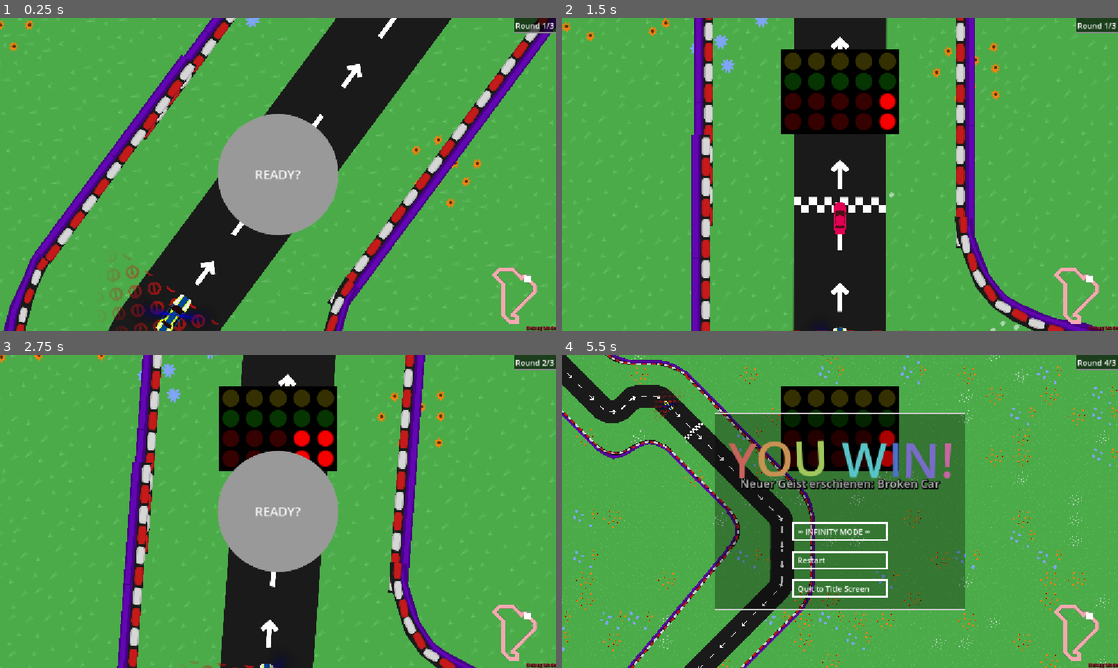
Above: before the commit, frames 1-4 (two rows, left to right).
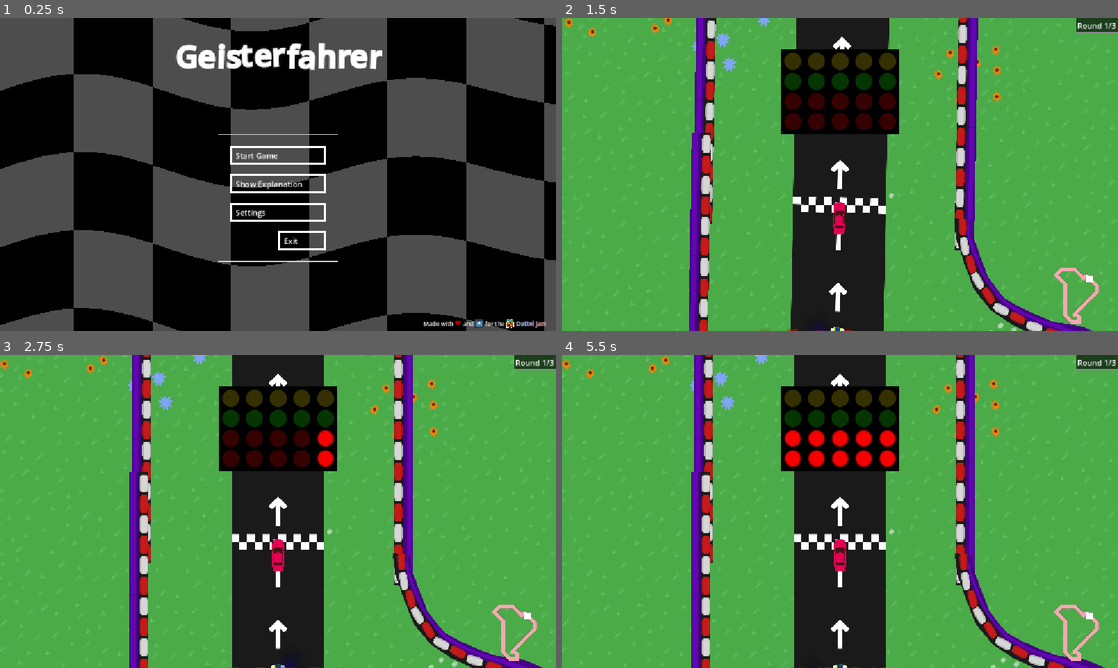
Above: after the commit, the same moments.

Repository: KIT-GameJam/dattel-jam
Game: Godot game, scene res://core/game_manager.tscn
Two runs of this game, one before a commit and one after it. Both use one fixed random seed, a clock stepped at 60 frames per second and the inputs below. Sound files missing from this copy of the repository are replaced by a short silence.
Inputs (mouse positions are in pixels of both pictures, inside the frame that each line leads up to):
- Up to frame 1 (0.25 s): no input
- Up to frame 2 (1.5 s): click (840, 155) at 0.52 s; click (840, 174) at 1.25 s, where only the run after the commit has a clickable "READY?"
- Up to frame 3 (2.75 s): move the mouse to (400, 495) at 2.02 s; hold D (right) from 2.03 s (still down); tap Space (temp_reach_goal) at 2.1 s
- Up to frame 4 (5.5 s): release D (right) at 2.75 s; click (840, 511) at 2.75 s, where only the run before the commit has a clickable "READY?"; move the mouse to (728, 527) at 3.52 s; hold S (down) 3.53-4.28 s; tap Space (temp_reach_goal) at 3.6, 4.35, 5.1 s; move the mouse to (895, 442) at 4.27 s; hold D (right) from 4.28 s (still down); move the mouse to (812, 574) at 5.02 s

The runs differ from the first frame. In frame 1, 100% of the frame differs, in the area x 0-100%, y 0-100%; in frame 2, 6.6%; in frame 3, 19%; in frame 4, 44%.

Commit message:
Add tutorial

Diff:
--- a/core/game_manager.gd
+++ b/core/game_manager.gd
@@ -6,6 +6,7 @@
 @onready var game_container: Node = $Game
 @onready var title_screen_canvas: CanvasLayer = $TitleScreenCanvas
 @onready var pause_menu: CanvasLayer = $PauseMenu
+@onready var title_screen: TitleScreen = $TitleScreenCanvas/TitleScreen
 
 var current_game: Game
 
@@ -46,3 +47,6 @@
 func unpause() -> void:
 	pause_menu.hide()
 	get_tree().paused = false
+
+func toggle_tutorial() -> void:
+	title_screen.toggle_tutorial()
--- a/core/global.gd
+++ b/core/global.gd
@@ -1,6 +1,6 @@
 extends Node
 
-const DEBUG: bool = true
+const DEBUG: bool = false
 
 func exit_game() -> void:
 	get_tree().quit()
--- a/ui/title_screen.gd
+++ b/ui/title_screen.gd
@@ -6,3 +6,6 @@
 # Handle URL clicks. Godot doesn't do this by default.
 func _on_footer_text_meta_clicked(meta: Variant) -> void:
 	OS.shell_open(str(meta))
+
+func toggle_tutorial() -> void:
+	$Tutorial.visible = not $Tutorial.visible
--- a/ui/title_screen.tscn
+++ b/ui/title_screen.tscn
@@ -17,6 +17,13 @@
 [sub_resource type="RichTextEffect" id="RichTextEffect_uusci"]
 script = ExtResource("2_bor1v")
 metadata/_custom_type_script = "uid://djsakavgyhj32"
+
+[sub_resource type="StyleBoxFlat" id="StyleBoxFlat_plrnn"]
+bg_color = Color(0, 0, 0, 0.827451)
+border_width_left = 4
+border_width_top = 4
+border_width_right = 4
+border_width_bottom = 4
 
 [node name="TitleScreen" type="Control" unique_id=1268057368]
 layout_mode = 3
@@ -89,4 +96,39 @@
 horizontal_alignment = 2
 vertical_alignment = 2
 
+[node name="Tutorial" type="PanelContainer" parent="." unique_id=1184545233]
+visible = false
+layout_mode = 1
+anchors_preset = 8
+anchor_left = 0.5
+anchor_top = 0.5
+anchor_right = 0.5
+anchor_bottom = 0.5
+offset_left = -20.0
+offset_top = -20.0
+offset_right = 20.0
+offset_bottom = 20.0
+grow_horizontal = 2
+grow_vertical = 2
+theme_override_styles/panel = SubResource("StyleBoxFlat_plrnn")
+
+[node name="VBoxContainer" type="VBoxContainer" parent="Tutorial" unique_id=876803415]
+layout_mode = 2
+
+[node name="HBoxContainer" type="HBoxContainer" parent="Tutorial/VBoxContainer" unique_id=796680649]
+layout_mode = 2
+alignment = 2
+
+[node name="Button" type="Button" parent="Tutorial/VBoxContainer/HBoxContainer" unique_id=198025809]
+layout_mode = 2
+mouse_default_cursor_shape = 2
+text = "X"
+
+[node name="RichTextLabel" type="RichTextLabel" parent="Tutorial/VBoxContainer" unique_id=761120705]
+custom_minimum_size = Vector2(400, 0)
+layout_mode = 2
+text = "Dies das Tutorial"
+fit_content = true
+
 [connection signal="meta_clicked" from="TopContainer/VBoxContainer/Footer/MarginContainer/FooterText" to="." method="_on_footer_text_meta_clicked"]
+[connection signal="pressed" from="Tutorial/VBoxContainer/HBoxContainer/Button" to="." method="toggle_tutorial"]
--- a/ui/title_screen_controls.gd
+++ b/ui/title_screen_controls.gd
@@ -10,3 +10,6 @@
 
 func _on_exit_button_on_click() -> void:
 	Global.exit_game()
+
+func _on_tutorial_button_on_click() -> void:
+	Global.get_game_manager().toggle_tutorial()
--- a/ui/title_screen_controls.tscn
+++ b/ui/title_screen_controls.tscn
@@ -13,6 +13,10 @@
 layout_mode = 2
 text = "Start Game"
 
+[node name="TutorialButton" parent="." unique_id=1584503093 instance=ExtResource("1_l4va8")]
+layout_mode = 2
+text = "Show Explanation"
+
 [node name="SettingsButton" parent="." unique_id=189580028 instance=ExtResource("1_l4va8")]
 layout_mode = 2
 text = "Settings"
@@ -24,5 +28,6 @@
 text = "Exit"
 
 [connection signal="on_click" from="StartButton" to="." method="_on_start_button_on_click"]
+[connection signal="on_click" from="TutorialButton" to="." method="_on_tutorial_button_on_click"]
 [connection signal="on_click" from="SettingsButton" to="." method="_on_settings_button_on_click"]
 [connection signal="on_click" from="ExitButton" to="." method="_on_exit_button_on_click"]
